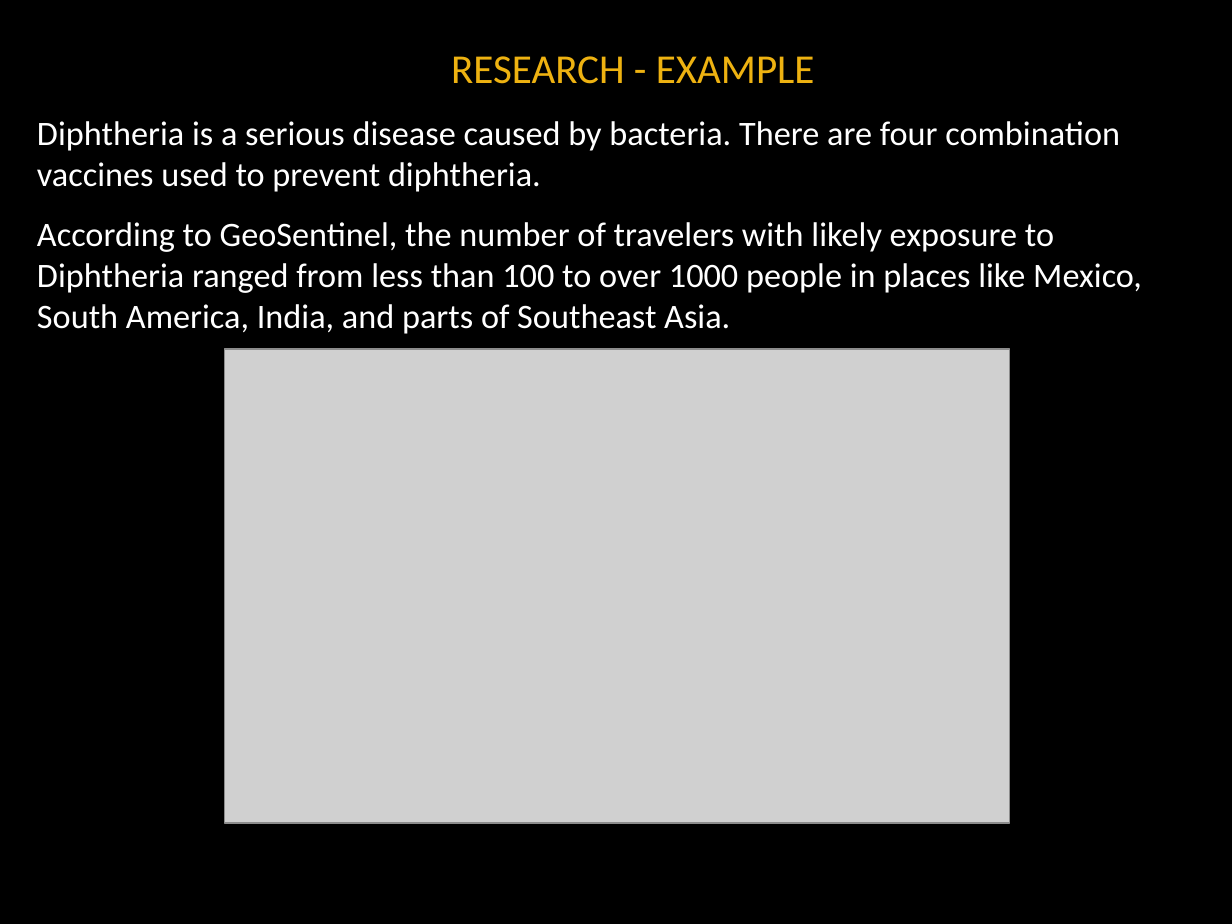
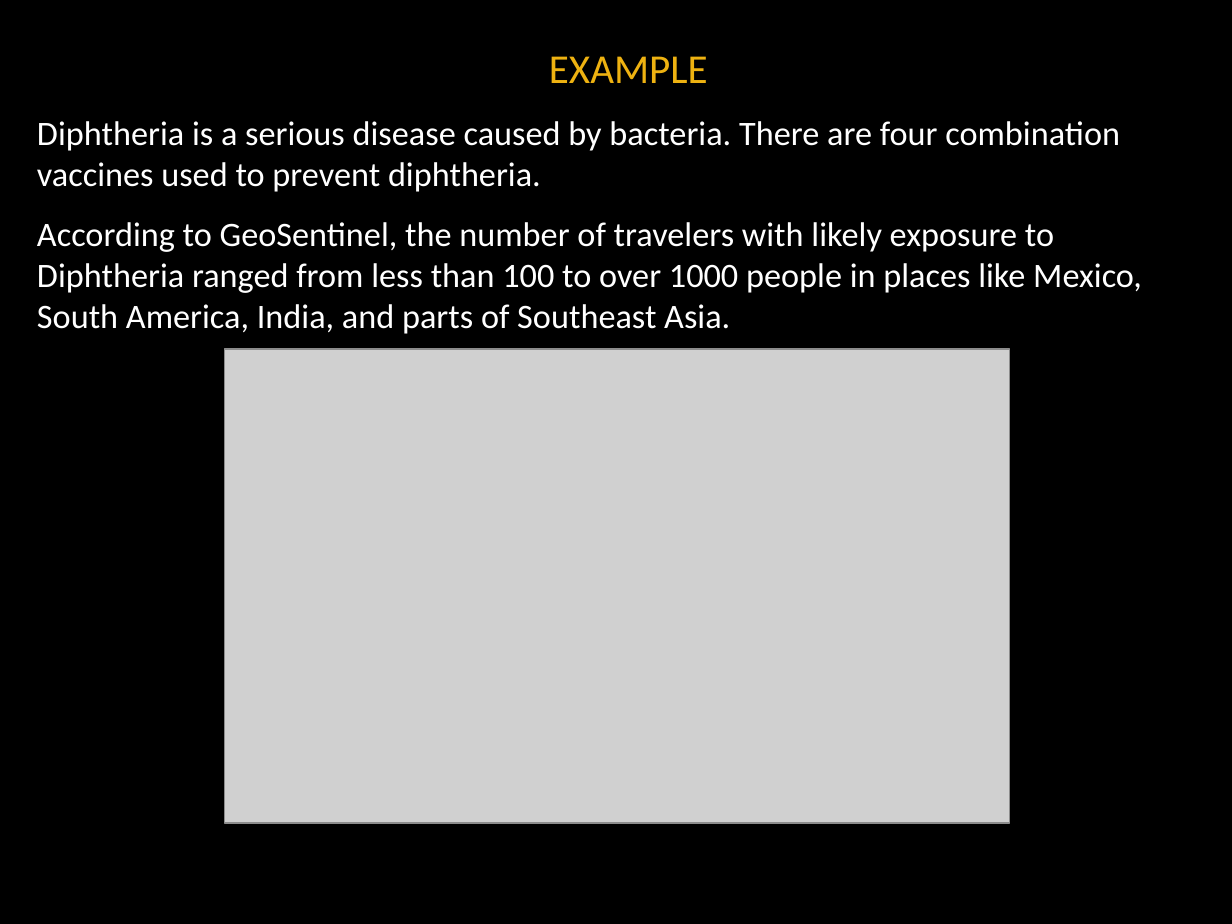
Before and after one commit to noanadler/RockStars, a slide deck: slide 4 of Deliverable1/Docs/TopicPresentation.pptx (slide 8 before the commit). Drawn at 1232x924 pixels with LibreOffice and Linux fonts; fonts in the diff are those of the drawing; grey boxes stand for pictures; background and template pictures are left out. Boxes give left, top, right and bottom in pixels: in the first picture for what was removed or moved away, otherwise in the second. Text is boxed around its words. In the diff, an @@ line names an element or a change of style, - is before the commit and + after.

```diff
--- a/Deliverable1/Docs/TopicPresentation.pptx
+++ b/Deliverable1/Docs/TopicPresentation.pptx
@@ title at <box>549,56,708,83</box>: text changed @@
-RESEARCH - EXAMPLE
+EXAMPLE
```
Also in this commit, not shown: 9 other slides changed, 4 slides added, 1 slide removed.
